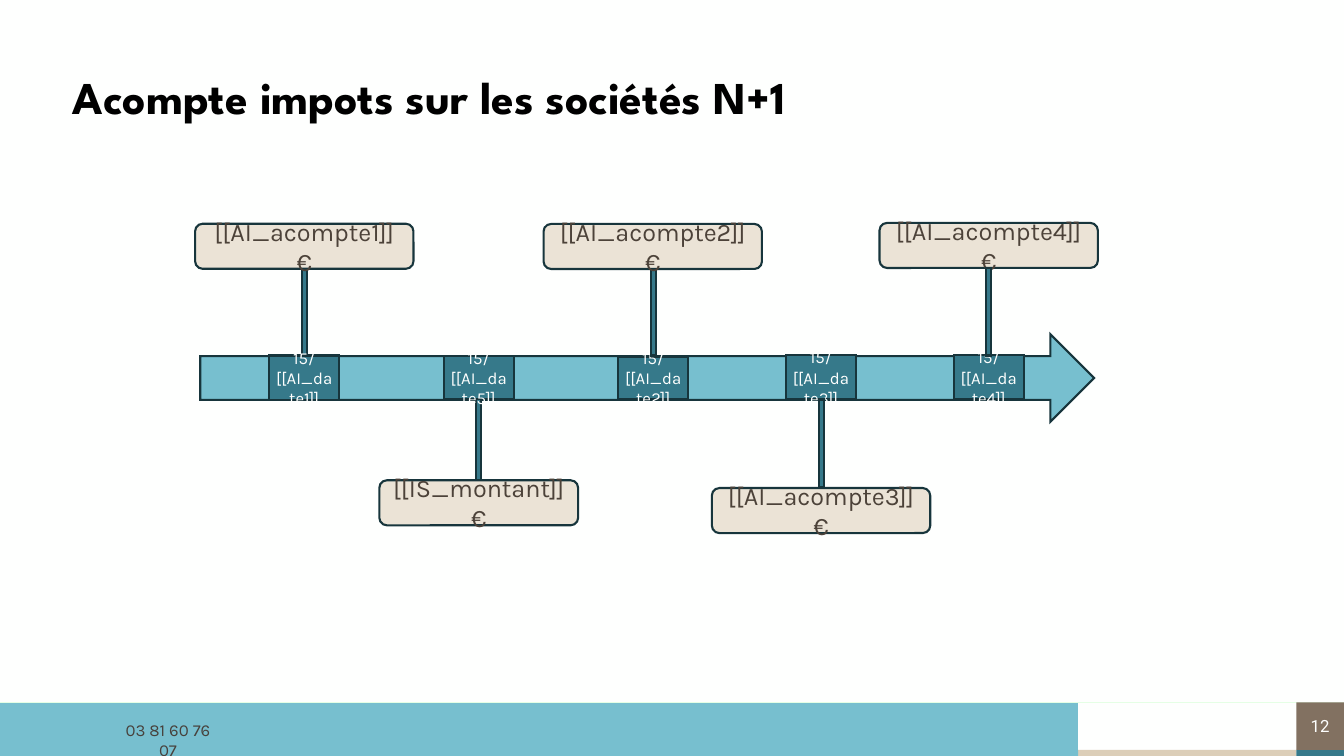
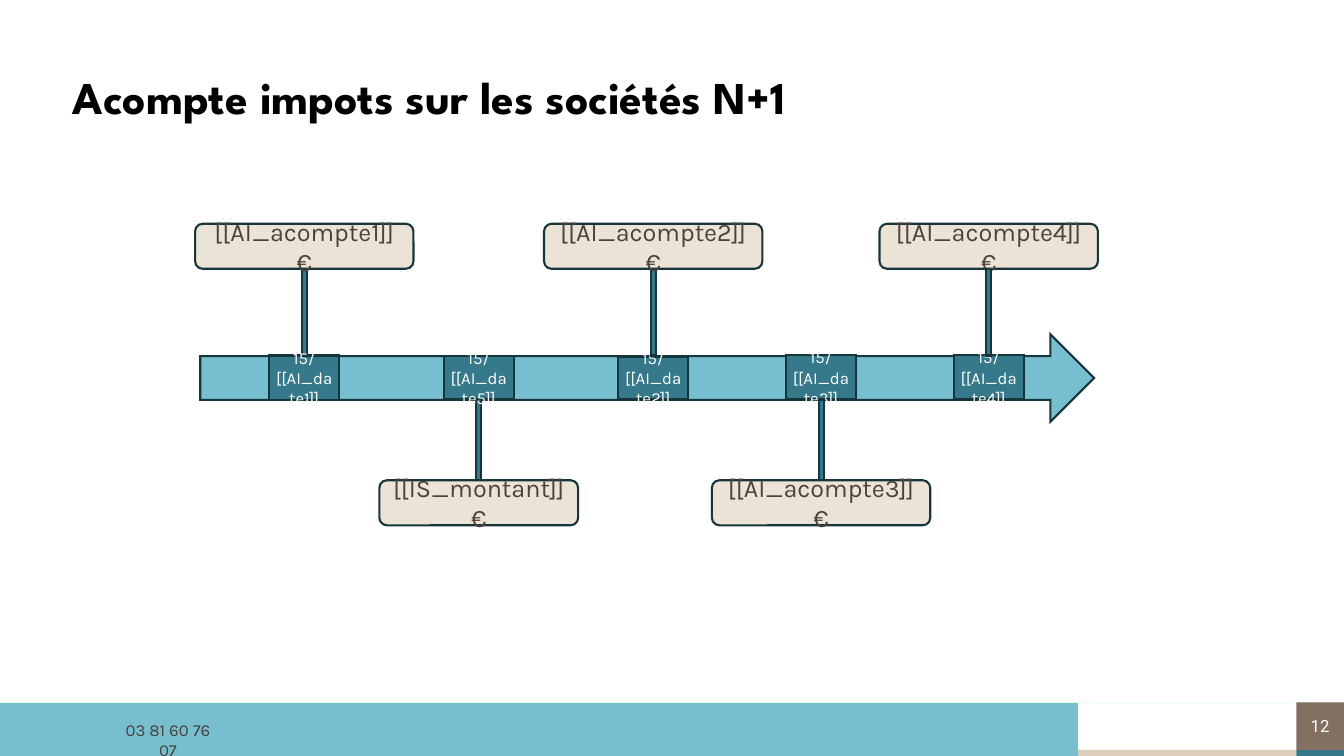
Before and after one commit to ldebouche/Projet1_lettre_fin_de_mission, a slide deck: slide 12 of backend/src/templates/modele_complet.pptm. Drawn at 1344x756 pixels with LibreOffice and Linux fonts; fonts in the diff are those of the drawing; background and template pictures are left out. Boxes give left, top, right and bottom in pixels: in the first picture for what was removed or moved away, otherwise in the second. Text is boxed around its words. In the diff, an @@ line names an element or a change of style, - is before the commit and + after.

```diff
--- a/backend/src/templates/modele_complet.pptm
+++ b/backend/src/templates/modele_complet.pptm
@@ rounded rectangle "[[AI_acompte3]] €": place and size @@
-rounded rectangle "[[AI_acompte3]] €" at [712,488,931,533]
+rounded rectangle "[[AI_acompte3]] €" at [712,480,931,525]
```
Also in this commit, not shown: 3 other files.
